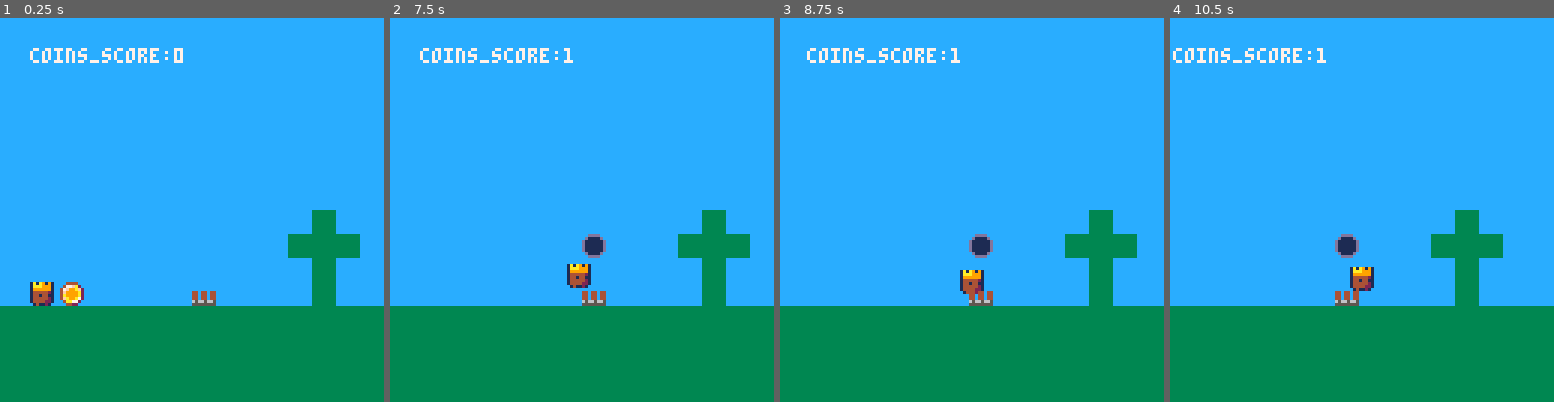
Above: before the commit, frames 1-4 (left to right).
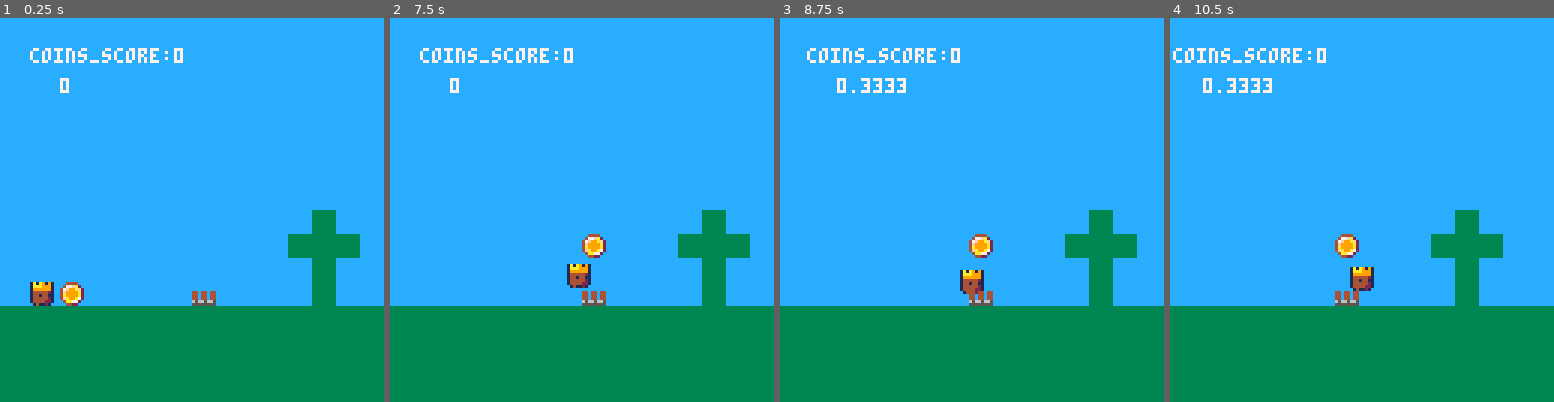
Above: after the commit, the same moments.

Repository: shen-sat/kingdom
Game: PICO-8 cartridge kingdom.p8
The game is run twice, just before and just after one commit, with the same random seed, the same clock (stepped at 60 frames per second) and the same inputs.
Inputs:
- Up to frame 1 (0.25 s): no input
- Up to frame 2 (7.5 s): tap X (X key) at 0.33, 1.07, 1.85, 2.97, 4.08, 5.2, 6.32, 7.43 s; hold Right 1.6-2.1 s; hold Up 2.15-2.42 s; hold Right 2.47-3.03 s; hold Left 3.08-3.58 s; hold Down 3.63-3.97 s; hold Right 4.02-4.68 s; hold Up 4.73-5.03 s; hold Left 5.08-5.68 s; hold Down 5.73-6.03 s; hold Right 6.08-6.58 s; hold Right 6.63-7.13 s; hold Up 7.18-7.45 s
- Up to frame 3 (8.75 s): hold Right 7.5-8.07 s; hold Left 8.12-8.62 s; tap X (X key) at 8.55 s; hold Down from 8.67 s (still down)
- Up to frame 4 (10.5 s): release Down at 9 s; hold Right 9.05-9.72 s; tap X (X key) at 9.67 s; hold Up 9.77-10.07 s; hold Left from 10.12 s (still down)

The runs differ from the first frame. In frame 1, less than 0.1% of the frame differs, in the area x 15-18%, y 15-20%; in frame 2, 0.5%; in frame 3, 0.7%, in the area x 14-56%, y 7-63%; in frame 4, 0.7%.

Commit message:
When player presses X and overlaps, change cost icon and if X pressed for some time, purchase camp_fire and change its sprite

Diff:
--- a/kingdom.p8
+++ b/kingdom.p8
@@ -17,6 +17,7 @@
   map_end_x = 256
   coin_score = 0
   coins = {}
+  purchase_time = 1
 
   player = {
    sprite = 0,
@@ -41,7 +42,10 @@
    cost = {
     sprite = 8,
     x = 64,
-    y = ground_y - 8 - 16
+    y = ground_y - 8 - 16,
+    value = 1,
+    spent = 0,
+    purchase_time = 0
    }
   }
 
@@ -73,6 +77,23 @@
   end
  end
 
+ if is_overlapping(player, camp_fire) and btnp(5) then
+
+  if camp_fire.cost.spent < camp_fire.cost.value then
+   if coin_score > 0 then
+    coin_score -= 1
+    camp_fire.cost.spent += 1
+    camp_fire.cost.sprite = 5
+   end
+  elseif not camp_fire.purchased then
+   camp_fire.cost.purchase_time += (1/3)
+   if camp_fire.cost.purchase_time >= purchase_time then
+    camp_fire.purchased = true
+    camp_fire.sprite = 7
+   end
+  end
+ end
+
 end
 
 
@@ -81,6 +102,7 @@
  cls()
  map(0,0)
  print('coins_score:'..coin_score, 10, 10, 7)
+ print(camp_fire.cost.purchase_time, 20, 20, 7)
  for cst in all(cost_icons) do
   spr(cst.sprite,cst.x,cst.y)
  end
